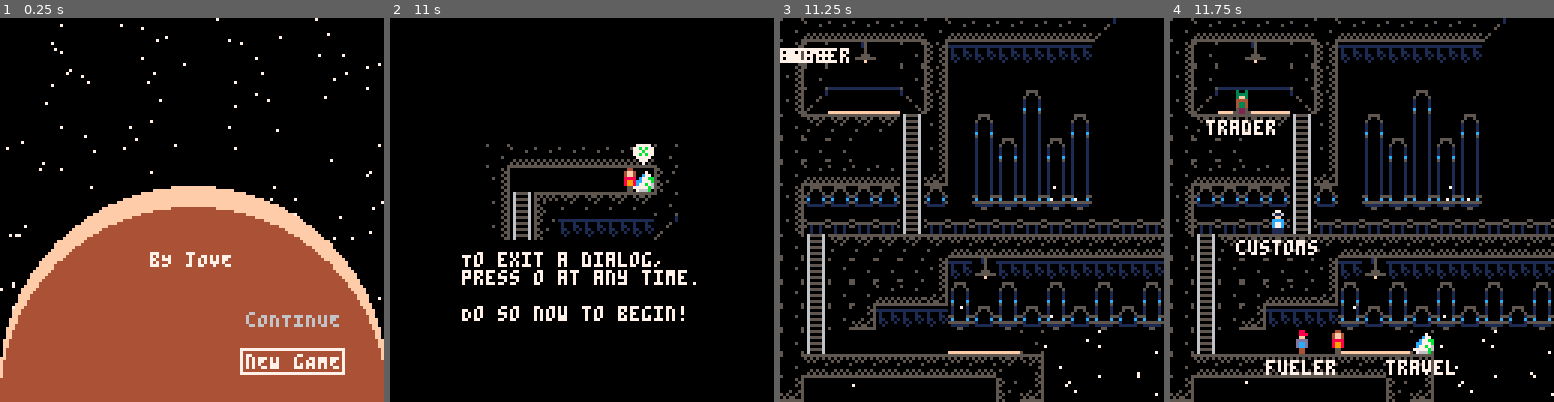
Above: before the commit, frames 1-4 (left to right).
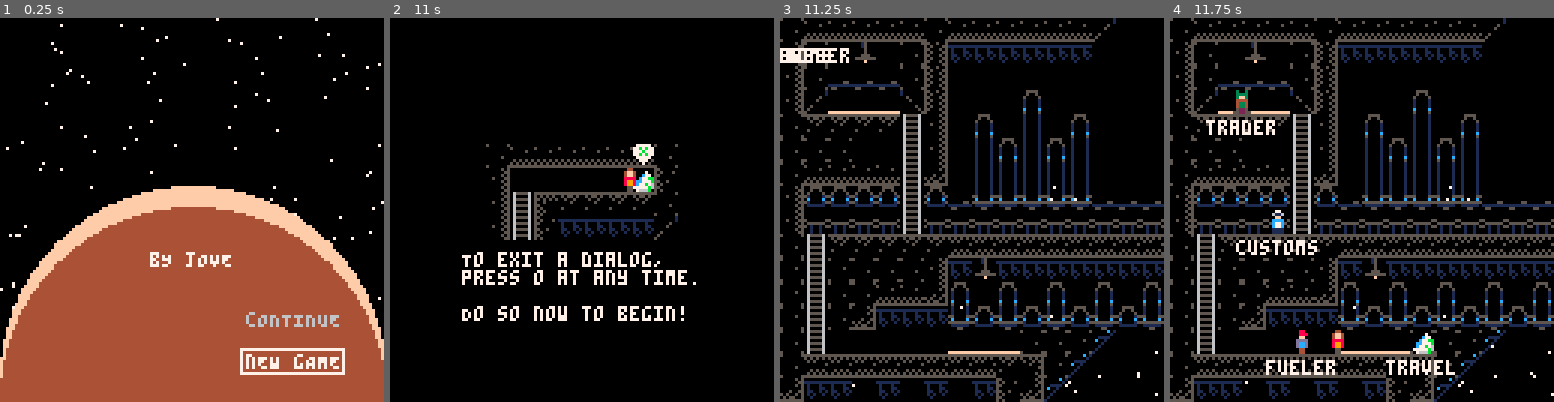
Above: after the commit, the same moments.

Repository: Sewerbird/ByJove
Game: PICO-8 cartridge byjove.p8
Two runs of this game, one before a commit and one after it. Both use one fixed random seed, a clock stepped at 60 frames per second and the inputs below.
Inputs:
- Up to frame 1 (0.25 s): no input
- Up to frame 2 (11 s): tap O (Z key) at 0.33, 1.07, 2.22, 3.72, 5.22, 6.72, 8.22, 9.72 s; tap Down at 0.7 s; tap X (X key) at 1.43, 2.07, 2.82, 3.57, 4.32, 5.07, 5.82, 6.57, 7.32, 8.07, 8.82, 9.57, 10.32 s; hold Up 1.97-2.63 s; hold Right 2.68-3.02 s; hold Down 3.07-3.73 s; hold Left 3.78-4.12 s; hold Up 4.17-4.5 s; hold Left 4.55-5.05 s; hold Right 5.1-5.93 s; hold Up 5.98-6.65 s; hold Right 6.7-7.03 s; hold Down 7.08-7.75 s; hold Left 7.8-8.13 s; hold Up 8.18-8.52 s; hold Left 8.57-9.07 s; hold Right 9.12-9.95 s; hold Up 10-10.67 s; hold Right from 10.72 s (still down)
- Up to frame 3 (11.25 s): release Right at 11.05 s; tap X (X key) at 11.07 s; hold Down from 11.1 s (still down); tap O (Z key) at 11.22 s
- Up to frame 4 (11.75 s): keep holding Down

Frames 1-2 are identical in both runs. In frame 3, 1.6% of the frame differs, in the area x 6-100%, y 16-100%; in frame 4, 1.6%.

Commit message:
Ludum Dare 46: Hour 44.5

Diff:
--- a/byjove.p8
+++ b/byjove.p8
@@ -99,23 +99,89 @@
 
 
 __gff__
-0000000000000100000000000000000001010101000000000000000000000000010101010000000100000000000000000101010101000100000000000000000000000000000000000000000000000000000000000000000000000000000000000000000000000000000000000000000000000000000000000000000000000000
+0000000000000100000000000000000001010101000000000000000000000000010101010000000101000000000000000101010101000100000100000000000000000000000000000000000000000000000000000000000000000000000000000000000000000000000000000000000000000000000000000000000000000000
 0000000000000000000000000000000000000000000000000000000000000000000000000000000000000000000000000000000000000000000000000000000000000000000000000000000000000000000000000000000000000000000000000000000000000000000000000000000000000000000000000000000000000000
 __map__
 3331313131313331313131313114010101000101010101010101010101010100000000000000000000000000000000000000000000000000000000000000000000000000000000000000000000000000000000000000000000000000000000000000000000000000000000000000000000000000000000000000000000000000
-2233010301332327272727272701010101010101010101010101010101010100000000000000000000000000000000000000000000000000000000000000000000000000000000000000000000000000000000000000000000000000000000000000000000000000000000000000000000000000000000000000000000000000
-2233060606332301010101010101010101013331313131333331313131332121000000000000000000000000000000000000000000000000000000000000000000000000000000000000000000000000000000000000000000000000000000000000000000000000000000000000000000000000000000000000000000000000
-2214040404152301010116010101010101012200030000202200000300202121000000000000000000000000000000000000000000000000000000000000000000000000000000000000000000000000000000000000000000000000000000000000000000000000000000000000000000000000000000000000000000000000
-3311111111052201160126011601010101012227272727202227272727202121000000000000000000000000000000000000000000000000000000000000000000000000000000000000000000000000000000000000000000000000000000000000000000000000000000000000000000000000000000000000000000000000
-3333330101052201261626162601010101012214040415202214040415202121000000000000000000000000000000000000000000000000000000000000000000000000000000000000000000000000000000000000000000000000000000000000000000000000000000000000000000000000000000000000000000000000
-3331313131053201262626262601010101013311120510333312051011202121000000000000000000000000000000000000000000000000000000000000000000000000000000000000000000000000000000000000000000000000000000000000000000000000000000000000000000000000000000000000000000000000
-2234343434053401363636363601010133333333220520343422052033202121000000000000000000000000000000000000000000000000000000000000000000000000000000000000000000000000000000000000000000000000000000000000000000000000000000000000000000000000000000000000000000000000
-2235353535053535353535353535353535353535350501010101050101202121010100000000000000000000000000000000000000000000000000000000000000000000000000000000000000000000000000000000000000000000000000000000000000000000000000000000000000000000000000000000000000000000
+2233010301332327272727272701010101140101010101010101010101010100000000000000000000000000000000000000000000000000000000000000000000000000000000000000000000000000000000000000000000000000000000000000000000000000000000000000000000000000000000000000000000000000
+2233060606332301010101010101010101203331313131333331313131332121000000000000000000000000000000000000000000000000000000000000000000000000000000000000000000000000000000000000000000000000000000000000000000000000000000000000000000000000000000000000000000000000
+2214040404152301010116010101010101202200030000202200000300202121000000000000000000000000000000000000000000000000000000000000000000000000000000000000000000000000000000000000000000000000000000000000000000000000000000000000000000000000000000000000000000000000
+3311111111052201160126011601010101202227272727202227272727202121000000000000000000000000000000000000000000000000000000000000000000000000000000000000000000000000000000000000000000000000000000000000000000000000000000000000000000000000000000000000000000000000
+3333330101052201261626162601010101202217181819202217181819202121000000000000000000000000000000000000000000000000000000000000000000000000000000000000000000000000000000000000000000000000000000000000000000000000000000000000000000000000000000000000000000000000
+3331313131053201262626262601010101203311120510333312051011202121000000000000000000000000000000000000000000000000000000000000000000000000000000000000000000000000000000000000000000000000000000000000000000000000000000000000000000000000000000000000000000000000
+2234343434053406363636363606060606303333220520343422052033202121000000000000000000000000000000000000000000000000000000000000000000000000000000000000000000000000000000000000000000000000000000000000000000000000000000000000000000000000000000000000000000000000
+2235353535053535353535353535353535142501010514010115050101202121010100000000000000000000000000000000000000000000000000000000000000000000000000000000000000000000000000000000000000000000000000000000000000000000000000000000000000000000000000000000000000000000
 3305111111111113131313131313131313131313131111111111111111332121000000000000000000000000000000000000000000000000000000000000000000000000000000000000000000000000000000000000000000000000000000000000000000000000000000000000000000000000000000000000000000000000
 2105213333332227032727272727272727272727272000000000000000000000000000000000000000000000000000000000000000000000000000000000000000000000000000000000000000000000000000000000000000000000000000000000000000000000000000000000000000000000000000000000000000000000
-2105333331313216011601160116011600000000002000000000000000000000000000000000000000000000000000000000000000000000000000000000000000000000000000000000000000000000000000000000000000000000000000000000000000000000000000000000000000000000000000000000000000000000
-2105333227272736343634363436343600000000002000000000000000000000000000000000000000000000000000000000000000000000000000000000000000000000000000000000000000000000000000000000000000000000000000000000000000000000000000000000000000000000000000000000000000000000
-3305010101010104040433373737373737373737372000000000000000000000000000000000000000000000000000000000000000000000000000000000000000000000000000000000000000000000000000000000000000000000000000000000000000000000000000000000000000000000000000000000000000000000
-3313131313131313131112373737373737373737372000000000000000000000000000000000000000000000000000000000000000000000000000000000000000000000000000000000000000000000000000000000000000000000000000000000000000000000000000000000000000000000000000000000000000000000
-3237373737373737372032373737373737373737372000000000000000000000000000000000000000000000000000000000000000000000000000000000000000000000000000000000000000000000000000000000000000000000000000000000000000000000000000000000000000000000000000000000000000000000
-0000010101010101010101010101010100000000000000000000000000000000000000000000000000000000000000000000000000000000000000000000000000000000000000000000000000000000000000000000000000000000000000000000000000000000000000000000000000000000000000000000000000000000
+2105333331313216011601160116011600160016002000000000000000000000000000000000000000000000000000000000000000000000000000000000000000000000000000000000000000000000000000000000000000000000000000000000000000000000000000000000000000000000000000000000000000000000
+2105333227272736343634363436343634363436342000000000000000000000000000000000000000000000000000000000000000000000000000000000000000000000000000000000000000000000000000000000000000000000000000000000000000000000000000000000000000000000000000000000000000000000
+3305010101010104040433332138373737373737372000000000000000000000000000000000000000000000000000000000000000000000000000000000000000000000000000000000000000000000000000000000000000000000000000000000000000000000000000000000000000000000000000000000000000000000
+3313131313131313131112213837373737373737372000000000000000000000000000000000000000000000000000000000000000000000000000000000000000000000000000000000000000000000000000000000000000000000000000000000000000000000000000000000000000000000000000000000000000000000
+3227273727372737272032383737373737373737372000000000000000000000000000000000000000000000000000000000000000000000000000000000000000000000000000000000000000000000000000000000000000000000000000000000000000000000000000000000000000000000000000000000000000000000
+2131313101010101220101153131311401010101010101010101010101010120000000000000000000000000000000000000000000000000000000000000000000000000000000000000000000000000000000000000000000000000000000000000000000000000000000000000000000000000000000000000000000000000
+2201010120010131323933032727270301010101010101010101010101010120000000000000000000000000000000000000000000000000000000000000000000000000000000000000000000000000000000000000000000000000000000000000000000000000000000000000000000000000000000000000000000000000
+2201010120012201010404043535353910131313111313131201010101010120000000000000000000000000000000000000000000000000000000000000000000000000000000000000000000000000000000000000000000000000000000000000000000000000000000000000000000000000000000000000000000000000
+2205131331313205232727271205100123272727232727272301010101010120000000000000000000000000000000000000000000000000000000000000000000000000000000000000000000000000000000000000000000000000000000000000000000000000000000000000000000000000000000000000000000000000
+2205010101010105230101012205200123171819231718192301010101010120000000000000000000000000000000000000000000000000000000000000000000000000000000000000000000000000000000000000000000000000000000000000000000000000000000000000000000000000000000000000000000000000
+0111111111111111220606062205200620120510211205102206060606060620000000000000000000000000000000000000000000000000000000000000000000000000000000000000000000000000000000000000000000000000000000000000000000000000000000000000000000000000000000000000000000000000
+0101010101010101220101010105010101010501010105010101010101010120000000000000000000000000000000000000000000000000000000000000000000000000000000000000000000000000000000000000000000000000000000000000000000000000000000000000000000000000000000000000000000000000
+2131313131313131220510111111111111111111111111111111111111111121000000000000000000000000000000000000000000000000000000000000000000000000000000000000000000000000000000000000000000000000000000000000000000000000000000000000000000000000000000000000000000000000
+2227031603160327230520313131313131313131313131310101010101010101010000000000000000000000000000000000000000000000000000000000000000000000000000000000000000000000000000000000000000000000000000000000000000000000000000000000000000000000000000000000000000000000
+2201343634363401230523010101010101010138373737373001010101010101010000000000000000000000000000000000000000000000000000000000000000000000000000000000000000000000000000000000000000000000000000000000000000000000000000000000000000000000000000000000000000000000
+2239282828282801230523343434343401013837373737373730010101010101010000000000000000000000000000000000000000000000000000000000000000000000000000000000000000000000000000000000000000000000000000000000000000000000000000000000000000000000000000000000000000000000
+221a1b1b1b1b1b1c010501010101013301383737373737373737300101010101010000000000000000000000000000000000000000000000000000000000000000000000000000000000000000000000000000000000000000000000000000000000000000000000000000000000000000000000000000000000000000000000
+2111111111111111111111111111111238373737373737373737373001010101010000000000000000000000000000000000000000000000000000000000000000000000000000000000000000000000000000000000000000000000000000000000000000000000000000000000000000000000000000000000000000000000
+0101010101010101010101010101303237373737373737373737373730010101010000000000000000000000000000000000000000000000000000000000000000000000000000000000000000000000000000000000000000000000000000000000000000000000000000000000000000000000000000000000000000000000
+0101010101010101010101010101383737373737373737373737373737300101010000000000000000000000000000000000000000000000000000000000000000000000000000000000000000000000000000000000000000000000000000000000000000000000000000000000000000000000000000000000000000000000
+0101010101010101010101010138373737373737373737373737373737373001010000000000000000000000000000000000000000000000000000000000000000000000000000000000000000000000000000000000000000000000000000000000000000000000000000000000000000000000000000000000000000000000
+…(51 lines of a section not shown)…
--- a/constants.lua
+++ b/constants.lua
@@ -1,4 +1,4 @@
-get_xy = false
+get_xy = true
 skip_tutorial = false
 --Game State
 gs = {
@@ -91,21 +91,22 @@
     },
   },
   station_callisto = {
-    mx0=0,my0=0,mx1=32,my1=16,
+    mx0=0,my0=16,mx1=32,my1=32,
     planet="callisto",
     actors={
-      player = {x=52,y=104},
-      travel = {x=80,y=104},
-      customs = {x=32,y=64,is_blocking=true},
-      trader = {x=20,y=24},
-      fueler = {x=40,y=104},
-      armsdealer = {x=160,y=40},
+      player = {x=104,y=88},
+      travel = {x=120,y=108},
+      customs = {x=86,y=48,is_blocking=true},
+      trader = {x=144,y=32},
+      fueler = {x=80,y=88},
+      armsdealer = {x=-100,y=-100},
       a_prompt = {x=-100,y=-100},
-      travel_console = {x=80,y=104},
+      travel_console = {x=120,y=88},
     },
   }
 }
 ticker = 0
+music_ticker = 10000
 win_amount = 1000 --k$
 customs_amount = 0.1 --k$
 lose_amount = 100
--- a/ui.lua
+++ b/ui.lua
@@ -23,6 +23,7 @@
     ok_button = splat('ok_button',{
       right = 'cancel_button', x=c_x-32,y=t_y+h,w=30,h=10,text="okay",c_b=13,c_f=1,active=has_the_fuel,hidden=not has_the_fuel,t_center=true,
       execute = function()
+        sfx(38)
         gs[gs.cs]:pop_interface(2) --pop dialog and map interface
         --TODO go to ship scene instead
         gs['player'].business.fuel_tank_used -= fuel_need
@@ -32,6 +33,7 @@
     cancel_button = splat('cancel_button',{
       left = 'ok_button', x=c_x+2,y=t_y+h,w=30,h=10,text="cancel",c_b=13,c_f=1,t_center=true,active=not has_the_fuel,
       execute = function()
+        sfx(37)
         gs[gs.cs]:pop_interface()
       end
     })
@@ -67,8 +69,10 @@
   ask_travel = function(tgt)
     return function()
       if tgt == gs[gs[gs.cs].current_station].planet then
+        sfx(37)
         gs[gs.cs]:pop_interface()
       else
+        sfx(38)
         gs[gs.cs].destination_planet = tgt
         gs[gs.cs].travel_dialog = travel_dialog(gs[current_station].planet,tgt)
         gs[gs.cs]:push_interface('travel_dialog')
@@ -117,6 +121,7 @@
   slf._current_splat=active_splat or 'buy_'..my_trade_goods[1]
   slf.update = function(me)
     if btnp(4) then
+      sfx(37)
       gs[gs.cs]:pop_interface()
     end
     local dir = nil
@@ -176,6 +181,7 @@
           gs[trader_tag].business[good].stock += amount
           reevaluate_price(trader_tag,good)
           gs[gs.cs].trading = trading_interface(trader_tag,slf._current_splat)
+          sfx(33)
         elseif good ~= 'fuel' and gs['player'].business[good].stock >= amount then
           gs['player'].business[good].stock -= amount
           gs['player'].business.cargo_free += amount*trade_good_info[good].bulk
@@ -184,8 +190,9 @@
           gs[trader_tag].business[good].stock += amount
           reevaluate_price(trader_tag,good)
           gs[gs.cs].trading = trading_interface(trader_tag,slf._current_splat)
+          sfx(33)
         else
-          --TODO bzzt
+          sfx(32)
           printh("Not enough stock")
         end
       end
@@ -208,6 +215,7 @@
           gs[trader_tag].business[good].stock -= amount
           reevaluate_price(trader_tag,good)
           gs[gs.cs].trading = trading_interface(trader_tag,slf._current_splat)
+          sfx(34)
         elseif good ~= 'fuel'
           and gs['player'].business.balance > gs[trader_tag].business[good].sell_price * amount / 1000
           and gs['player'].business.cargo_free >= trade_good_info[good].bulk * amount
@@ -219,8 +227,9 @@
           gs[trader_tag].business[good].stock -= amount
           reevaluate_price(trader_tag,good)
           gs[gs.cs].trading = trading_interface(trader_tag,slf._current_splat)
+          sfx(34)
         else
-          --TODO bzzt
+          sfx(32)
           printh("Not enough stock, space, and/or money")
         end
       end})
@@ -271,6 +280,7 @@
   end
   slf.update = function(me)
     if btnp(4) then
+      sfx(37)
       gs[gs.cs]:pop_interface()
     end
     local dir = nil
@@ -290,6 +300,9 @@
         gs['player'].business.balance -= customs_amount
         gs['customs'].is_blocking = false
         gs[gs.cs].talking = talk_interface()
+        sfx(38)
+      else
+        sfx(37)
       end
       gs[gs.cs]:pop_interface()
     end
@@ -297,7 +310,7 @@
   return slf
 end
 
-function wandering_interface()
+function wandering_interface(moffx,moffy)
   local slf = interface()
   slf._current_splat='player'
   --TODO the list of actors really needs to come from somewhere else...
@@ -314,8 +327,8 @@
   }
   slf.update = function(me)
     --Handle Motion
-    local x = gs['player'].x
-    local y = gs['player'].y
+    local x = gs['player'].x + moffx
+    local y = gs['player'].y + moffy
     local dx = 0
     local dy = 0
     if btn(0) then dx -= 1 end
@@ -325,8 +338,8 @@
     --Check collision with actors
     local bumped = false
     local player = {
-      x = gs['player'].x + dx,
-      y = gs['player'].y + dy,
+      x = gs['player'].x + moffx + dx,
+      y = gs['player'].y + moffy + dy,
       w = gs['player'].w,
       h = gs['player'].h,
     }
@@ -344,7 +357,17 @@
       not fget(mget((x+dx)/8, y/8),0) and
       not fget(mget((x+dx+7)/8, (y+7)/8),0) and
       not fget(mget((x+dx)/8, (y+7)/8),0) then
+      if dx > 0 or dx < 0 then
+        if not gs['player'].is_walking then
+          gs['player'].is_walking = true
+          sfx(36,60)
+        end
+      end
       gs['player'].x += dx
+    end
+    if dx == 0 and gs['player'].is_walking then
+      gs['player'].is_walking = false
+      sfx(-1,60)
     end
     x = gs['player'].x
     if
@@ -373,20 +396,26 @@
     end
     --Handle pressing 'A' to activate an NPC
     if me.target_npc and btnp(5) then
+      sfx(-1,1)
+      sfx(35)
       if me.target_npc == "customs" then
         gs[gs.cs].talking = talk_interface(slf._current_splat)
+        sfx(38)
         gs[gs.cs]:push_interface('talking')
       end
       if me.target_npc == "trader" then
         gs[gs.cs].trading = trading_interface(me.target_npc)
+        sfx(38)
         gs[gs.cs]:push_interface('trading')
       end
       if me.target_npc == "fueler" then
         gs[gs.cs].trading = trading_interface(me.target_npc)
+        sfx(38)
         gs[gs.cs]:push_interface('trading')
       end
       if me.target_npc == "travel_console" then
         gs[gs.cs].travelling = travelling_interface(slf._current_splat)
+        sfx(38)
         gs[gs.cs]:push_interface('travelling')
       end
     end
@@ -419,11 +448,18 @@
   end
   slf.update = function(me)
     ticker+=1
+    music_ticker += 1
+    if music_ticker > 5000 then
+      music(0,300)
+      music_ticker = 0
+    elseif music_ticker == 1150 then
+      music(8)
+    end
     camera(clamp(min(gs['player'].x-64,s.mx1*8-127),s.mx0*8,s.mx1*8),clamp(gs['player'].y-64),s.my0*8,s.my1*8)
     me[me:interface()]:update()
   end
   -- Player wandering a map, able to bump into walls and interact with Things
-  slf.wandering = wandering_interface()
+  slf.wandering = wandering_interface(s.mx0*8,s.my0*8)
   slf:push_interface("wandering")
 
   return slf
@@ -462,6 +498,7 @@
   local slf = scene()
   gs.ticker = 0
   slf.losing = bankruptcy_interface()
+  sfx(37)
   slf:push_interface("losing")
   return slf
 end
@@ -500,6 +537,7 @@
   local slf = scene()
   gs.ticker = 0
   slf.winning = victory_interface()
+  sfx(38)
   slf:push_interface("winning")
   return slf
 end
@@ -576,6 +614,7 @@
     end
   end
   slf.teaching = tutorial_interface()
+  sfx(38)
   slf:push_interface("teaching")
   return slf
 end
@@ -612,7 +651,6 @@
     end
   end
   slf.update = function(me)
-    if btnp(4) then me:pop_interface() end
     if btnp(5) then me[me:interface()]:execute() end
     for k in all(me._interfaces) do
       me[k]:update()
Not shown, changed: 24 lines of the sprite sheet (__gfx__) section of byjove.p8
Not shown, changed: the music (__music__) section of byjove.p8
Not shown, changed: the sound effects (__sfx__) section of byjove.p8
